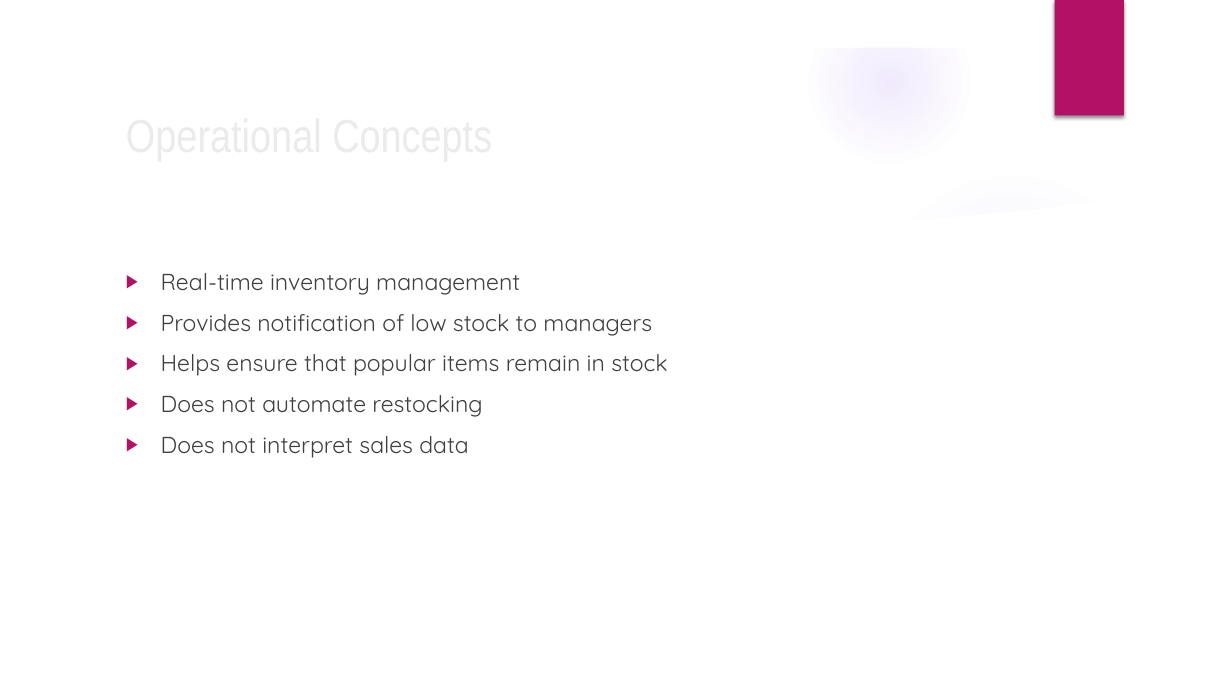
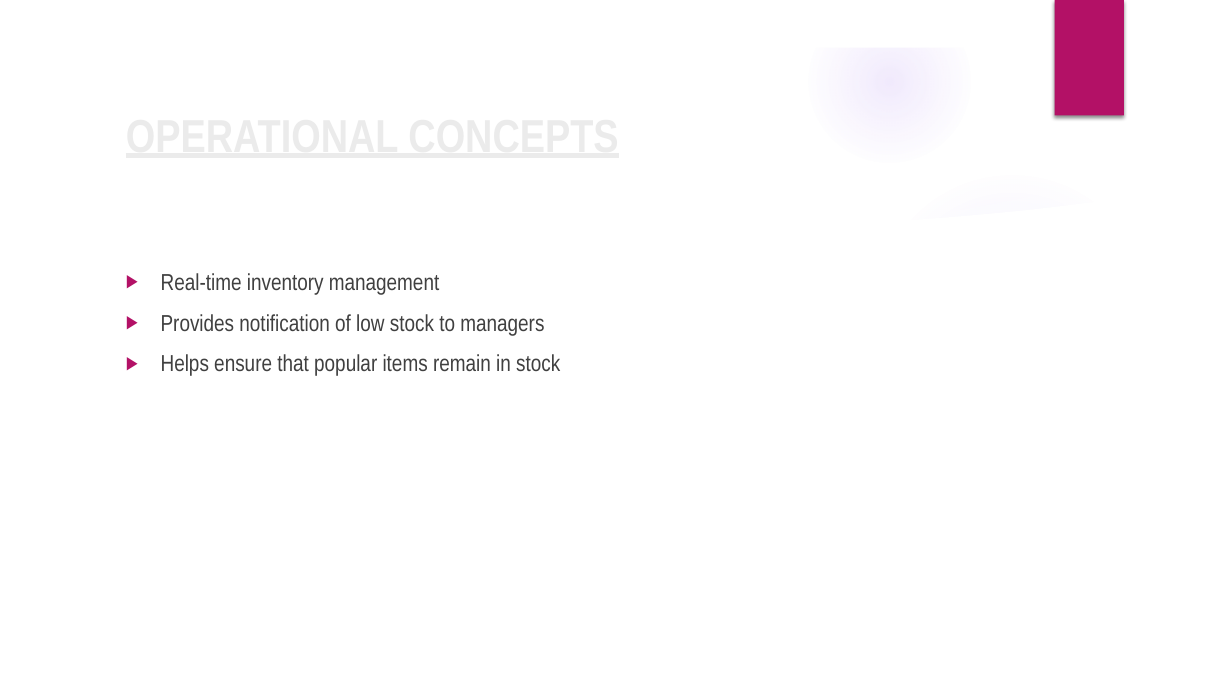
Before and after one commit to goreshankar14/AviationInstrumentManagementSystem, a slide deck: slide 2 of PPT.pptx. Drawn at 1232x693 pixels with LibreOffice and Linux fonts; fonts in the diff are those of the drawing; background and template pictures are left out. Boxes give left, top, right and bottom in pixels: in the first picture for what was removed or moved away, otherwise in the second. Text is boxed around its words. In the diff, an @@ line names an element or a change of style, - is before the commit and + after.

```diff
--- a/PPT.pptx
+++ b/PPT.pptx
@@ title at (116, 98, 1002, 169): text changed; bold on @@
-Operational Concepts
+OPERATIONAL CONCEPTS
@@ text "Real-time inventory management" at (161, 273, 560, 376): font Quicksand to Arial Narrow @@
@@ text at (161, 395, 482, 458): paragraphs removed @@
-▶ Does not automate restocking
-▶ Does not interpret sales data
```
Also in this commit, not shown: 3 other slides changed, 5 slides added, 1 slide removed.
